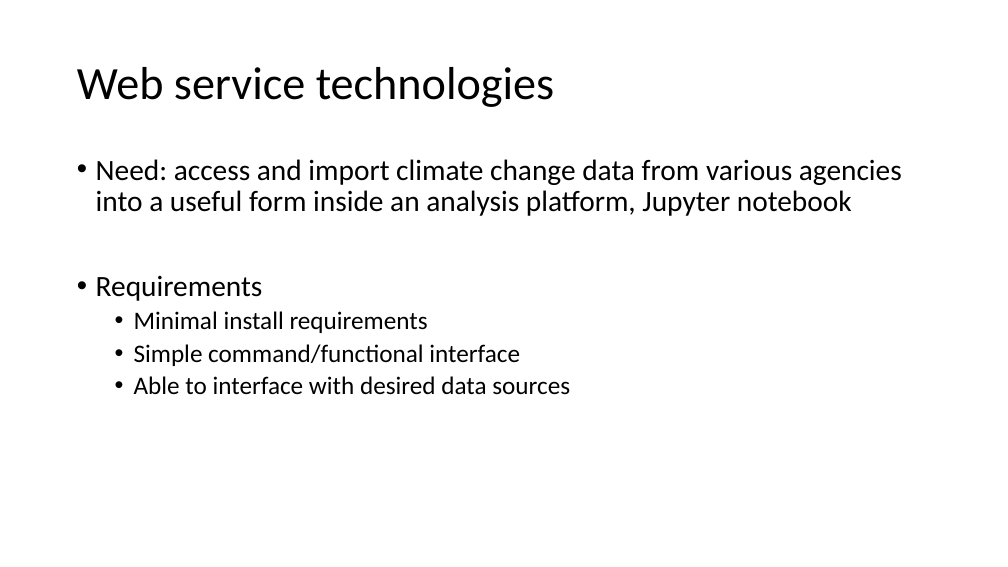
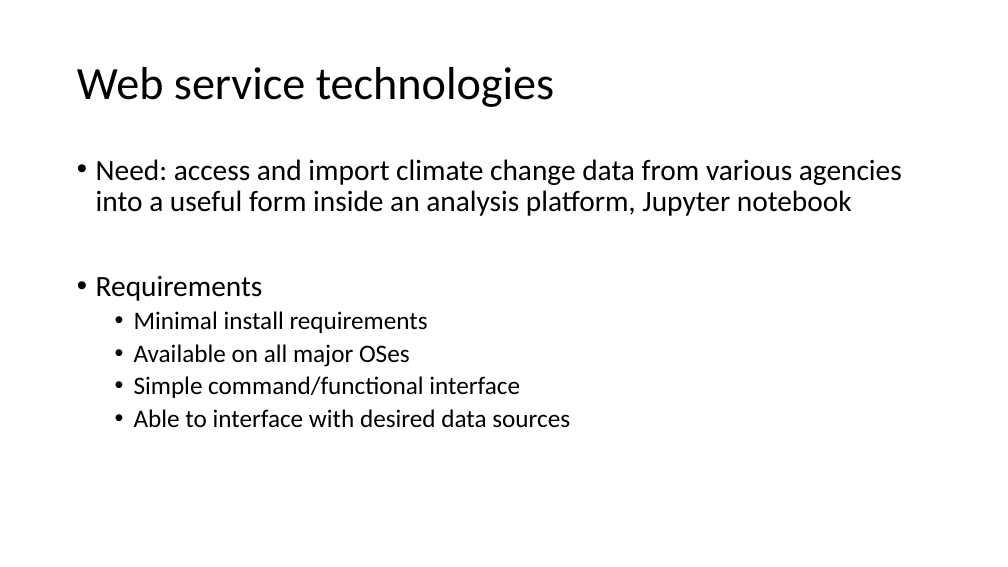
Before and after one commit to toddschultz/DegreesOfClimateChange, a slide deck: slide 3 of doc/design/TechnologyReview.pptx. Drawn at 1008x567 pixels with LibreOffice and Linux fonts; fonts in the diff are those of the drawing. Boxes give left, top, right and bottom in pixels: in the first picture for what was removed or moved away, otherwise in the second. Text is boxed around its words. In the diff, an @@ line names an element or a change of style, - is before the commit and + after.

```diff
--- a/doc/design/TechnologyReview.pptx
+++ b/doc/design/TechnologyReview.pptx
@@ text at box(134, 344, 410, 367): paragraph added @@
+  • Available on all major OSes
```
Also in this commit, not shown: 1 other slide changed, 1 other file.
